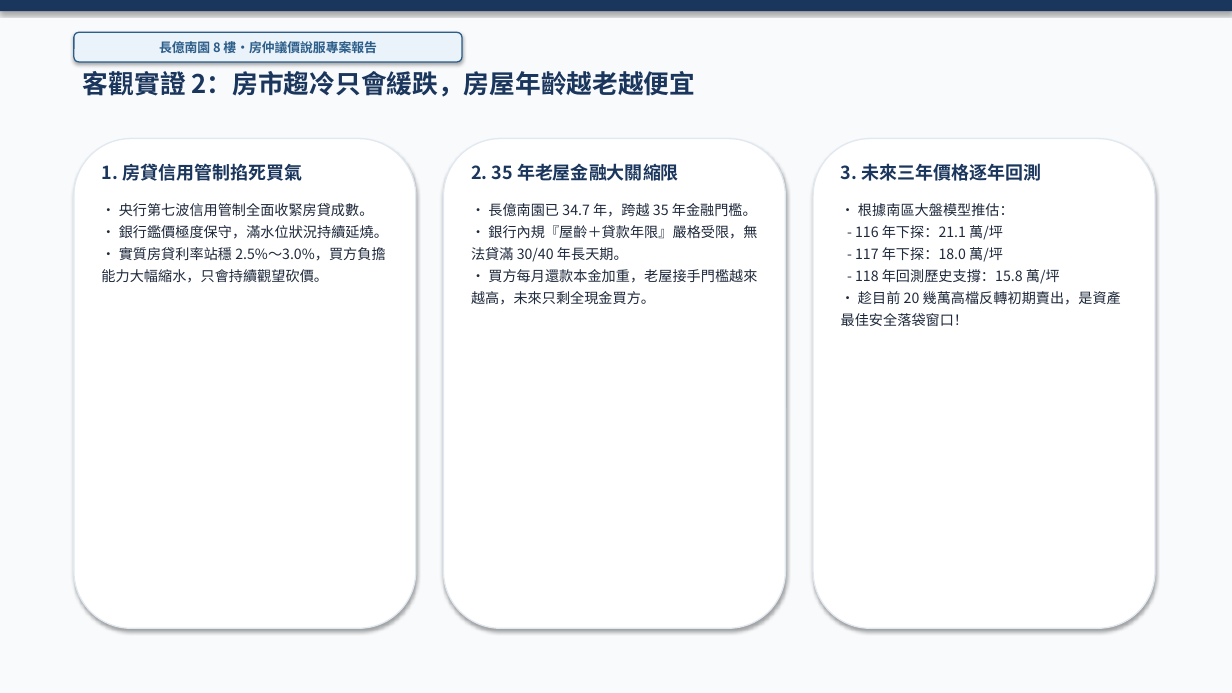
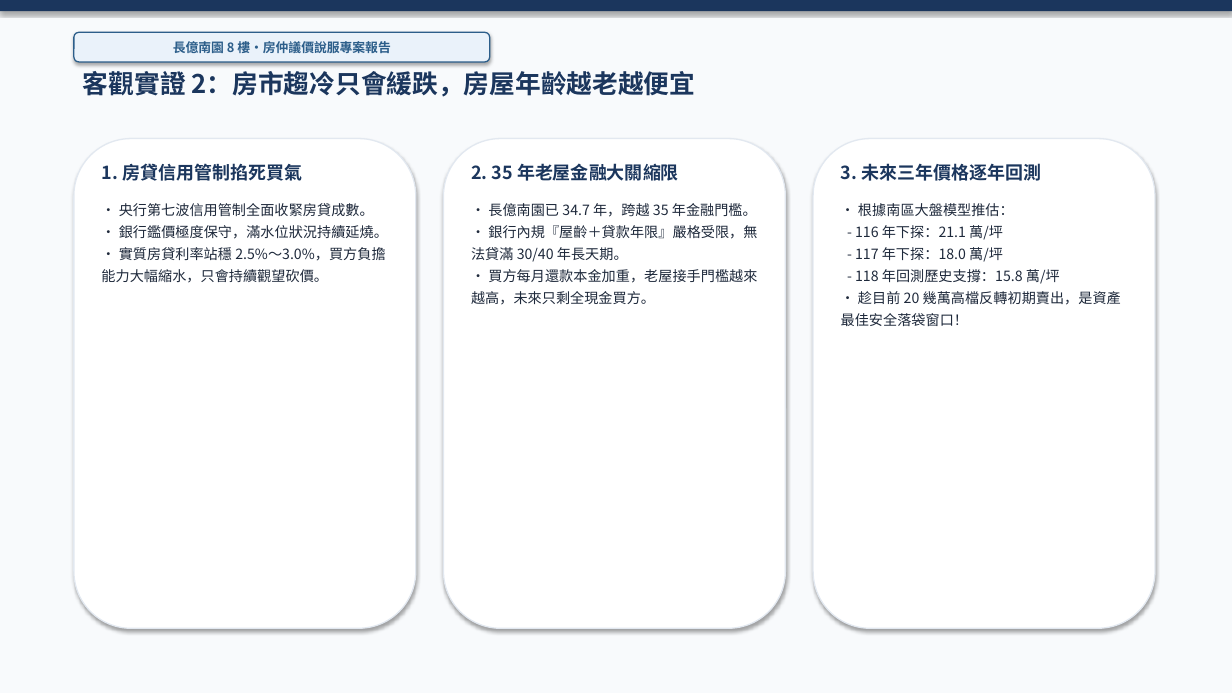
Before and after one commit to derekhcw168/taichung-house-hunting, a slide deck: slide 4 of 長億南園8樓/長億南園8樓_房仲向屋主議價說服簡報.pptx. Drawn at 1232x693 pixels with LibreOffice and Linux fonts; fonts in the diff are those of the drawing. Boxes give left, top, right and bottom in pixels: in the first picture for what was removed or moved away, otherwise in the second. Text is boxed around its words. In the diff, an @@ line names an element or a change of style, - is before the commit and + after.

```diff
--- a/長億南園8樓/長億南園8樓_房仲向屋主議價說服簡報.pptx
+++ b/長億南園8樓/長億南園8樓_房仲向屋主議價說服簡報.pptx
@@ rounded rectangle "長億南園 8 樓・房仲議價說服專案報告": place and size @@
-rounded rectangle "長億南園 8 樓・房仲議價說服專案報告" at box(74, 32, 462, 62)
+rounded rectangle "長億南園 8 樓・房仲議價說服專案報告" at box(74, 32, 490, 62)
```
Also in this commit, not shown: 7 other slides changed, 7 slides added, 5 slides removed, 9 other files.
